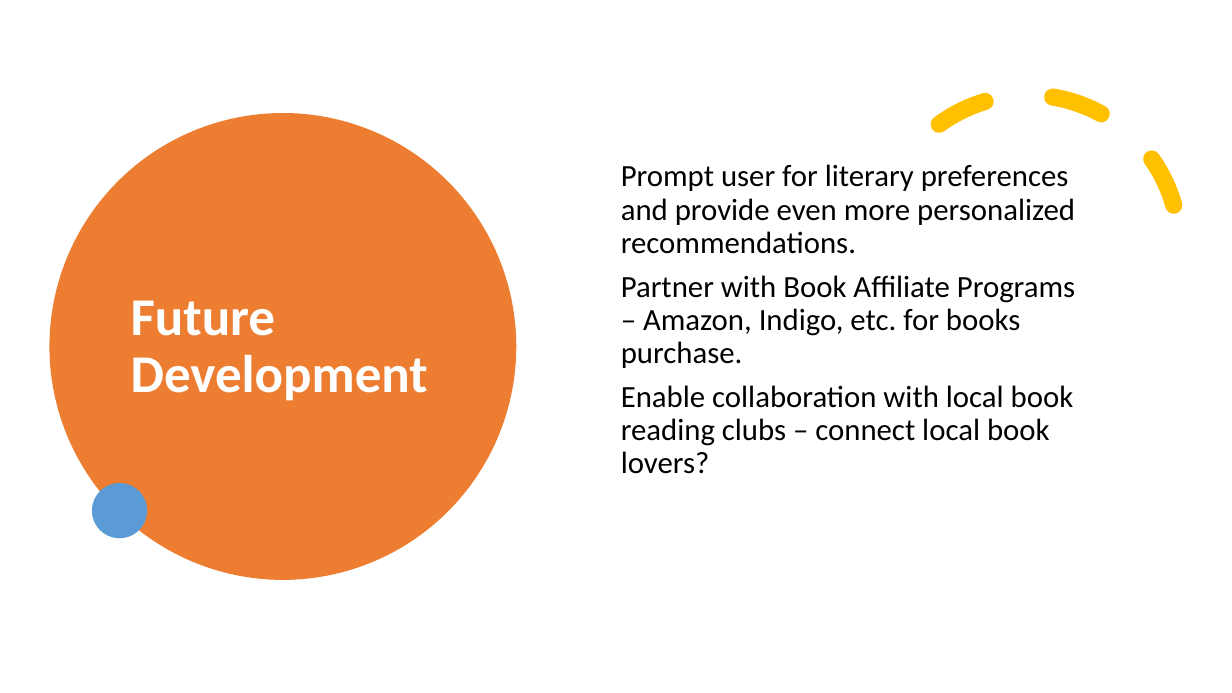
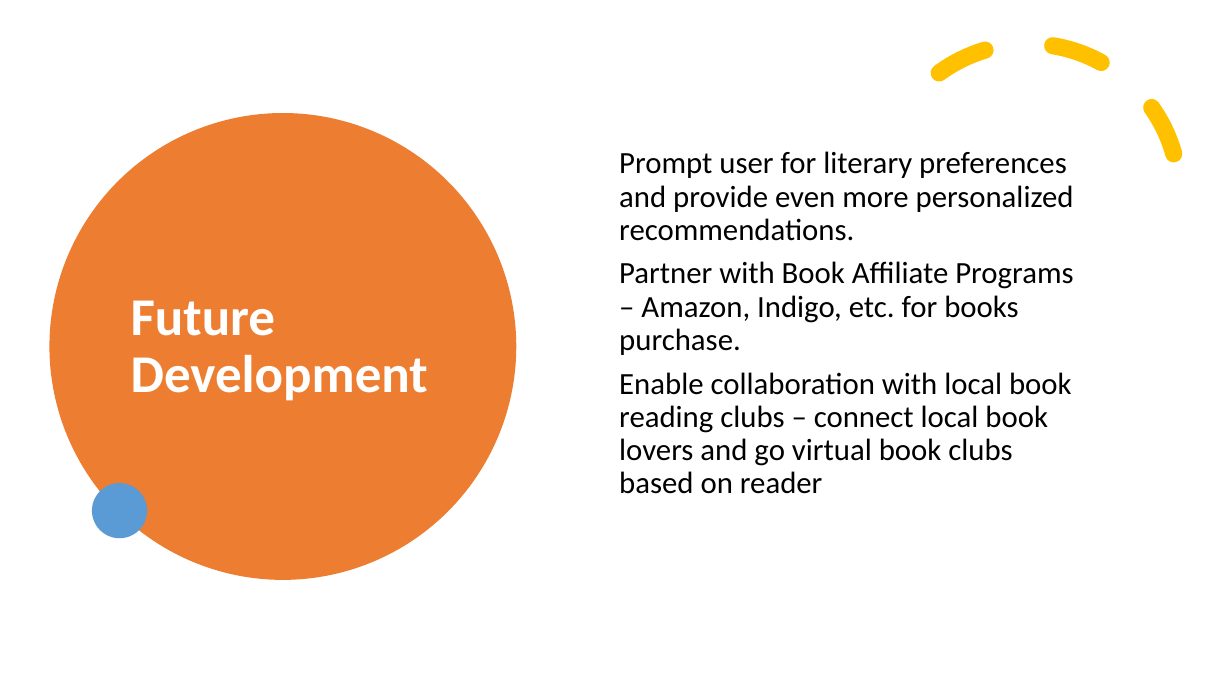
Before and after one commit to nagck/NOVELty, a slide deck: slide 13 of assets/novelty.pptx (slide 12 before the commit). Drawn at 1232x693 pixels with LibreOffice and Linux fonts; fonts in the diff are those of the drawing. Boxes give left, top, right and bottom in pixels: in the first picture for what was removed or moved away, otherwise in the second. Text is boxed around its words. In the diff, an @@ line names an element or a change of style, - is before the commit and + after.

```diff
--- a/assets/novelty.pptx
+++ b/assets/novelty.pptx
@@ arc (boxed as its full ellipse): place and size @@
-arc (boxed as its full ellipse) at box(822, 40, 1232, 452)
+arc (boxed as its full ellipse) at box(822, 0, 1232, 401)
@@ text "Prompt user for literary preferences ...": place and size @@
-text "Prompt user for literary preferences ..." at box(621, 164, 1075, 474)
+text "Prompt user for literary preferences ..." at box(619, 151, 1074, 494)
@@ text at box(619, 151, 1074, 355): less space between paragraphs @@
@@ text at box(619, 372, 1072, 494): text changed @@
-• Enable collaboration with local book reading clubs – connect local book lovers?
+• Enable collaboration with local book reading clubs – connect local book lovers and go virtual book clubs based on reader
```
Also in this commit, not shown: 11 other slides changed, 2 slides added, 1 slide removed.
